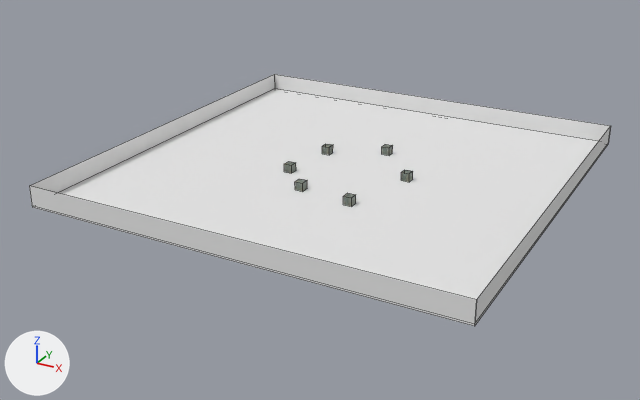
A saved change to the Blender file LastMechStanding/Debug/Resources/Models/Arena/arena.blend.
Before and after are seen from a 50 mm lens placed at (88.5, -173.2, 75.7), pointed at (-3.5, -5.9, -7.9). Every picture has the same lights, and +X, +Y and +Z are marked at lower left. Mesh edges are drawn as thin lines.
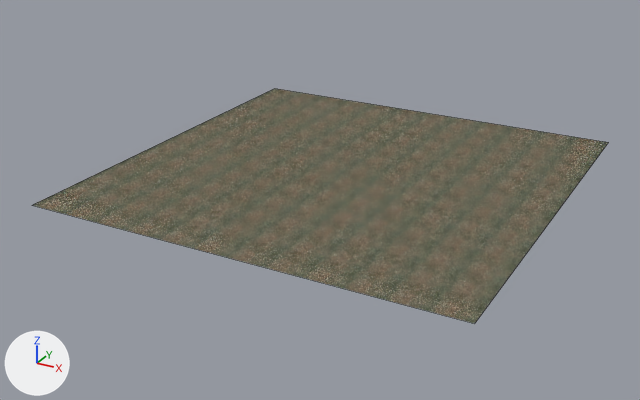
The newer file is also turned or shifted as a whole; pictures and numbers use the older file's frame.

Changed parts and their boxes (x1, y1, x2, y2) in the pictures (640 x 400 px):
'Plane', recoloured, surface changed (white to brown): (33, 89, 609, 323) in both
'Plane.003', deleted: before (29, 186, 477, 326)
'Plane.002', deleted: before (274, 74, 610, 141)
'Plane.001', deleted: before (30, 75, 275, 193)
'Plane.000', deleted: before (475, 126, 611, 325)
'Cube.002', deleted: before (343, 193, 356, 206)
'Cube.005', deleted: before (295, 179, 307, 191)
'Cube.001', deleted: before (401, 170, 413, 182)
'Cube.004', deleted: before (284, 161, 296, 173)
'Cube.003', deleted: before (322, 144, 333, 155)
'Cube', deleted: before (382, 144, 393, 155)
part 1 of me_plane_008, surface changed (white to brown): before (58, 89, 599, 300); after (33, 89, 609, 323)

What changed in the scene script:
```text
Add img_ground08_jpg:
    img_ground08_jpg = load_image('ground08.jpg', 'ground08.jpg', 1044, 692, 'sRGB')
Add mat_ground:
    mat_ground = diffuse_material('ground')
    mat_ground.texture = img_ground08_jpg
Change me_plane_008:
    where me_plane_008.from_pydata(...)  # 4 vertices, 1 face; spans x -1.0..1.0, y -1.0..1.0, z 0.0
    used by ob_plane; location = (0.0, 0.0, -2.0); scale = (50.0, 50.0, 1.0)
    remove me_plane_008.materials.append(mat_material_005)  # white #e7e7e7
    me_plane_008 part 1: texture (UV) coordinates of 1 of 1 face, centred in x 0.0, y 0.0, z 0.0, changed; they spanned u -6.81..7.81, v -6.81..7.81 and now span u -5.56..6.56, v -5.56..6.56
    add me_plane_008.materials.append(mat_ground)  # picture img_ground08_jpg
Remove ob_cube_005:
    ob_cube_005 = bpy.data.objects.new('Cube.005', me_cube_005)
    ob_cube_005.location = (-3.6, -14.4, -1.0)
Remove ob_cube_004:
    ob_cube_004 = bpy.data.objects.new('Cube.004', me_cube_004)
    ob_cube_004.location = (-11.3, -6.3, -1.0)
Remove ob_cube_003:
    ob_cube_003 = bpy.data.objects.new('Cube.003', me_cube_003)
    ob_cube_003.location = (-9.3, 8.6, -1.0)
Remove ob_cube_002:
    ob_cube_002 = bpy.data.objects.new('Cube.002', me_cube_002)
    ob_cube_002.location = (9.6, -16.5, -1.0)
Remove ob_cube_001:
    ob_cube_001 = bpy.data.objects.new('Cube.001', me_cube_001)
    ob_cube_001.location = (14.9, 2.1, -1.0)
Remove ob_cube:
    ob_cube = bpy.data.objects.new('Cube', me_cube)
    ob_cube.location = (3.7, 15.4, -1.0)
Remove ob_plane_003:
    ob_plane_003 = bpy.data.objects.new('Plane.003', me_plane_006)
    ob_plane_003.location = (0.0, -50.0, 0.0)
    ob_plane_003.rotation_euler = (-1.571, 1.571, 0.0)  # degrees (-90, 90, 0)
    ob_plane_003.scale = (2.5, 50.0, 1.0)
Remove ob_plane_002:
    ob_plane_002 = bpy.data.objects.new('Plane.002', me_plane_005)
    ob_plane_002.location = (0.0, 50.0, 0.0)
    ob_plane_002.rotation_euler = (1.571, 1.571, 0.0)  # degrees (90, 90, 0)
    ob_plane_002.scale = (2.5, 50.0, 1.0)
Remove ob_plane_000:
    ob_plane_000 = bpy.data.objects.new('Plane.000', me_plane_004)
    ob_plane_000.location = (50.0, 0.0, 0.0)
    ob_plane_000.rotation_euler = (0.0, -1.571, 0.0)  # degrees (0, -90, 0)
    ob_plane_000.scale = (2.5, 50.0, 1.0)
Remove ob_plane_001:
    ob_plane_001 = bpy.data.objects.new('Plane.001', me_plane_003)
    ob_plane_001.location = (-50.0, 0.0, 0.0)
    ob_plane_001.rotation_euler = (0.0, 1.571, 0.0)  # degrees (0, 90, 0)
    ob_plane_001.scale = (2.5, 50.0, 1.0)
```
